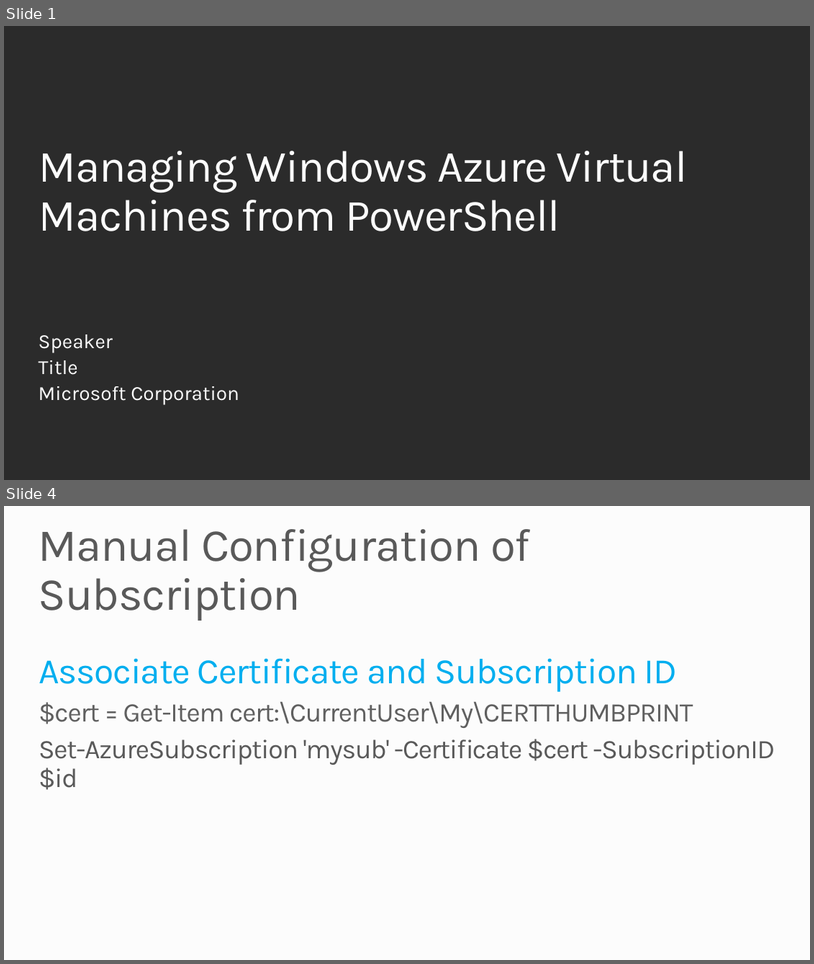
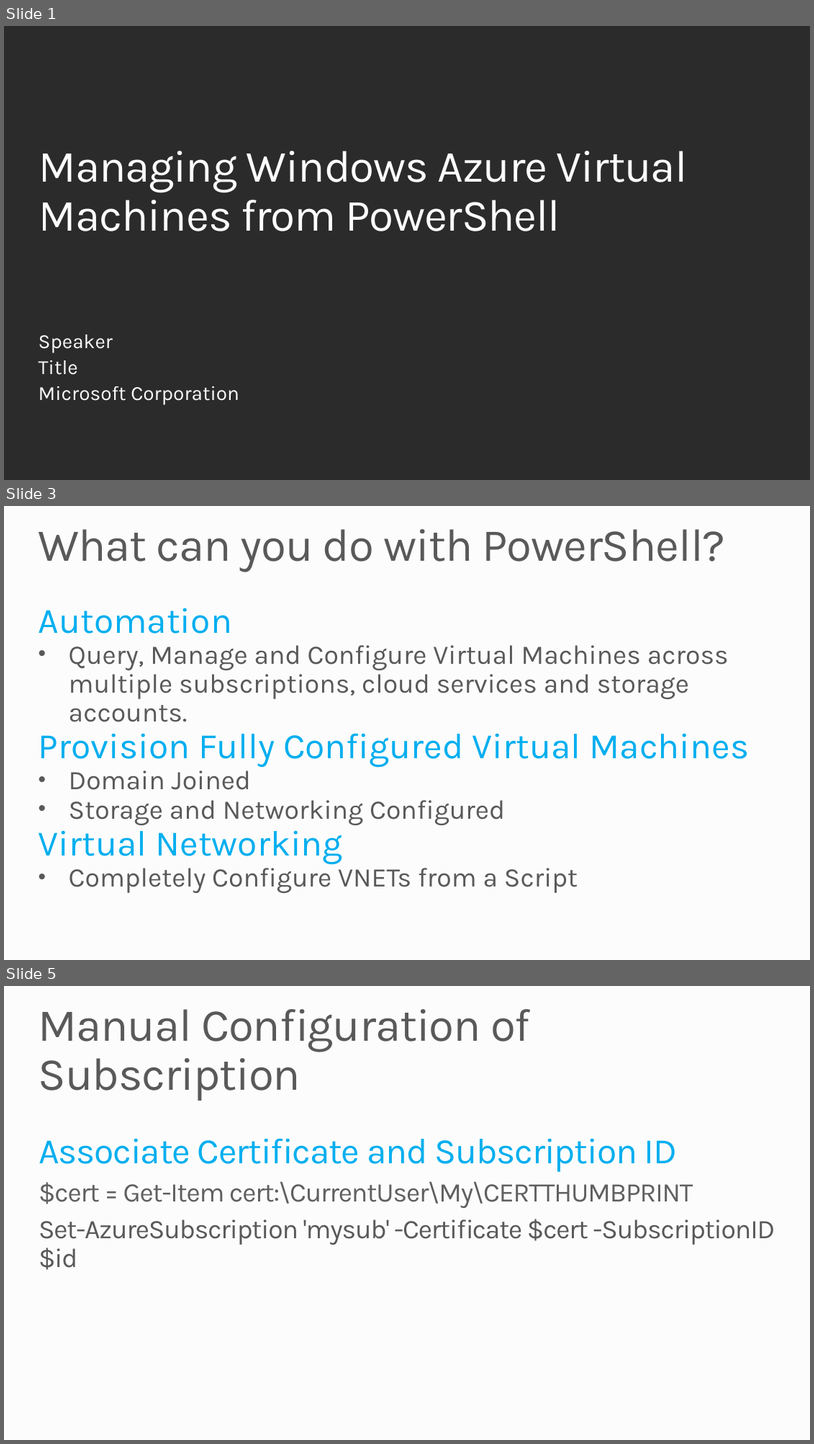
Before and after one commit to mwasham/WATK-Presentations, a slide deck: ManagingVMsPowerShell/ManagingIaaS-PowerShell.pptx. Shown one above the other, each under a label of ours: slides 1 and 4 before the commit, slides 1, 3 and 5 after it; the slides between them are not shown. The pictures are 814x964 and 814x1444 pixels, drawn with LibreOffice and Linux fonts; fonts in the diff are those of the drawing; background and template pictures are left out; a plain dark background stands for a picture behind light text. Boxes give left, top, right and bottom in pixels: in the first picture for what was removed or moved away, otherwise in the second. Text is boxed around its words. In the diff, an @@ line names an element or a change of style, - is before the commit and + after.

```diff
--- a/ManagingVMsPowerShell/ManagingIaaS-PowerShell.pptx
+++ b/ManagingVMsPowerShell/ManagingIaaS-PowerShell.pptx
@@ slide 3 added at <box>4,506,810,960</box>, background #FCFCFC @@
@@ title added at <box>39,529,725,572</box>, 41 pt, text #595959 @@
+What can you do with PowerShell?
@@ text added at <box>39,608,750,893</box>, 24 pt, text #595959 @@
+Automation
+• Query, Manage and Configure Virtual Machines across multiple subscriptions, cloud services and storage accounts.
+Provision Fully Configured Virtual Machines
+• Domain Joined
+• Storage and Networking Configured
+Virtual Networking
+• Completely Configure VNETs from a Script
@@ what was slide 4 is now slide 5 @@
```
Also in this commit, not shown: 7 slides changed, 1 other slide added.
